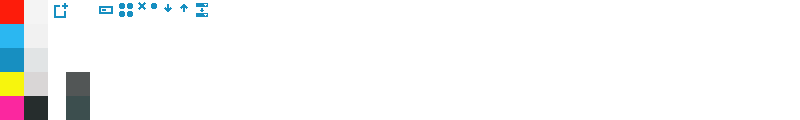
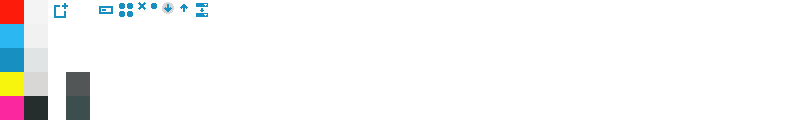
Layered file, before and after one edit (800 × 120). Changes by layer:
added layer "Icon bottom layer" above "Bgs" over [162, 2, 174, 14]
